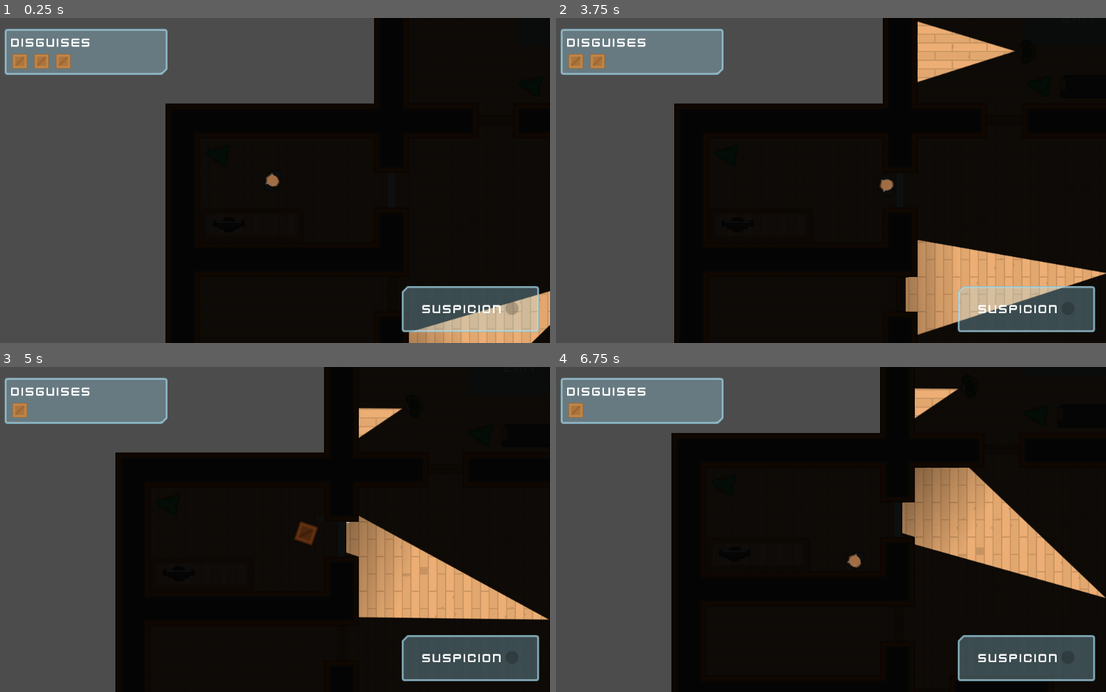
Above: before the commit, frames 1-4 (two rows, left to right).
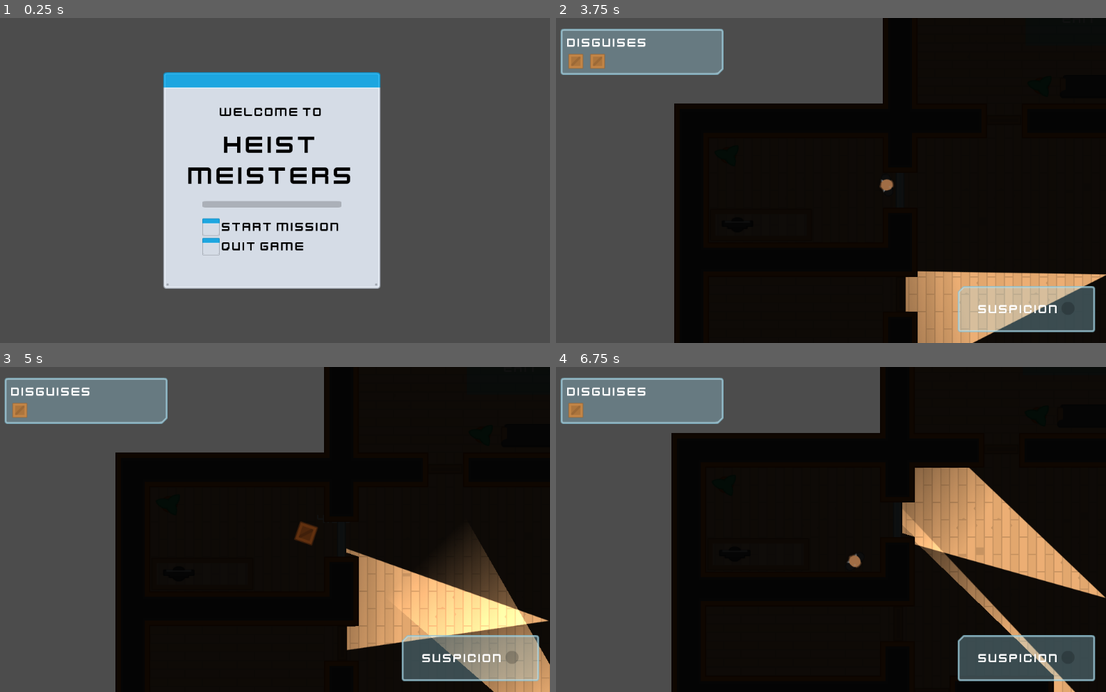
Above: after the commit, the same moments.

Repository: andrearomagnoli/godot-heist-meisters
Game: Godot game, scene res://Levels/Lobby.tscn
The game is run twice, just before and just after one commit, with the same random seed, the same clock (stepped at 60 frames per second) and the same inputs. Before the commit the project starts from res://Levels/Level1.tscn.
Inputs (mouse positions are in pixels of both pictures, inside the frame that each line leads up to):
- Up to frame 1 (0.25 s): no input
- Up to frame 2 (3.75 s): click (765, 226) at 0.52 s; move the mouse to (946, 294) at 1.27 s; hold D (move_right) 1.28-2.03 s; tap E (toggle_disguise) at 1.35, 2.85 s; click (946, 294) at 1.42 s; move the mouse to (1051, 118) at 2.02 s; hold S (move_down) 2.03-2.78 s; tap F (toggle_vision_mode) at 2.1, 3.6 s; click (1051, 118) at 2.17 s; tap Enter at 2.75 s; move the mouse to (946, 190) at 2.77 s; hold D (move_right) 2.78-3.53 s; click (946, 190) at 2.92 s; move the mouse to (754, 213) at 3.52 s; hold W (move_up) from 3.53 s (still down); click (754, 213) at 3.67 s
- Up to frame 3 (5 s): move the mouse to (440, 578) at 4.27 s; release W (move_up) at 4.28 s; hold A (move_left) from 4.28 s (still down); tap E (toggle_disguise) at 4.35 s
- Up to frame 4 (6.75 s): move the mouse to (660, 480) at 5.02 s; tap F (toggle_vision_mode) at 5.1, 6.6 s; move the mouse to (853, 529) at 5.77 s; release A (move_left) at 5.78 s; hold S (move_down) 5.78-6.53 s; tap E (toggle_disguise) at 5.85 s; click (853, 529) at 5.92 s; move the mouse to (743, 448) at 6.52 s; hold D (move_right) from 6.53 s (still down)

The runs differ from the first frame. In frame 1, 65% of the frame differs, in the area x 0-100%, y 0-100%; in frame 2, 5.1%; in frame 3, 9.7%; in frame 4, 1.7%.

Commit message:
Add music, lobby screen and victory screen

Diff:
--- a/Exit.gd
+++ b/Exit.gd
@@ -4,4 +4,4 @@
 
 func _on_Area2D_body_entered(body):
 	if body.has_node("Briefcase"):
-		get_tree().quit()
+		get_tree().change_scene("res://Levels/Victory.tscn")
--- /dev/null
+++ b/Levels/Lobby.gd
@@ -0,0 +1,10 @@
+extends Control
+
+
+
+func _on_StartButton_pressed():
+	get_tree().change_scene("res://Levels/Level1.tscn")
+
+
+func _on_QuitButton_pressed():
+	get_tree().quit()
--- /dev/null
+++ b/Levels/Lobby.tscn
@@ -0,0 +1,141 @@
+[gd_scene load_steps=9 format=2]
+
+[ext_resource path="res://GFX/Interface/PNG/metalPanel_blue.png" type="Texture" id=1]
+[ext_resource path="res://GFX/Interface/Fonts/kenvector_future.ttf" type="DynamicFontData" id=2]
+[ext_resource path="res://Interface/theme.tres" type="Theme" id=3]
+[ext_resource path="res://GFX/Interface/PNG/barHorizontal_shadow_left.png" type="Texture" id=4]
+[ext_resource path="res://GFX/Interface/PNG/barHorizontal_shadow_mid.png" type="Texture" id=5]
+[ext_resource path="res://GFX/Interface/PNG/barHorizontal_shadow_right.png" type="Texture" id=6]
+[ext_resource path="res://Levels/Lobby.gd" type="Script" id=7]
+
+[sub_resource type="DynamicFont" id=1]
+size = 48
+font_data = ExtResource( 2 )
+
+[node name="Lobby" type="Control"]
+anchor_right = 1.0
+anchor_bottom = 1.0
+theme = ExtResource( 3 )
+script = ExtResource( 7 )
+__meta__ = {
+"_edit_use_anchors_": false
+}
+
+[node name="CenterContainer" type="CenterContainer" parent="."]
+anchor_right = 1.0
+anchor_bottom = 1.0
+__meta__ = {
+"_edit_use_anchors_": false
+}
+
+[node name="Background" type="NinePatchRect" parent="CenterContainer"]
+margin_left = 312.0
+margin_top = 100.0
+margin_right = 712.0
+margin_bottom = 500.0
+rect_min_size = Vector2( 400, 400 )
+texture = ExtResource( 1 )
+patch_margin_left = 12
+patch_margin_top = 40
+patch_margin_right = 12
+patch_margin_bottom = 12
+
+[node name="VBoxContainer" type="VBoxContainer" parent="CenterContainer/Background"]
+anchor_right = 1.0
+anchor_bottom = 1.0
+margin_left = 12.0
+margin_top = 60.0
+margin_right = -12.0
+margin_bottom = -12.0
+custom_constants/separation = 20
+__meta__ = {
+"_edit_use_anchors_": false
+}
+
+[node name="Label" type="Label" parent="CenterContainer/Background/VBoxContainer"]
+margin_right = 376.0
+margin_bottom = 27.0
+custom_colors/font_color = Color( 0, 0, 0, 1 )
+text = "Welcome to"
+align = 1
+
+[node name="Label2" type="Label" parent="CenterContainer/Background/VBoxContainer"]
+margin_top = 47.0
+margin_right = 376.0
+margin_bottom = 158.0
+custom_fonts/font = SubResource( 1 )
+custom_colors/font_color = Color( 0, 0, 0, 1 )
+text = "Heist
+Meisters"
+align = 1
+
+[node name="Split" type="HBoxContainer" parent="CenterContainer/Background/VBoxContainer"]
+margin_top = 178.0
+margin_right = 376.0
+margin_bottom = 190.0
+custom_constants/separation = 0
+alignment = 1
+
+[node name="TextureRect" type="TextureRect" parent="CenterContainer/Background/VBoxContainer/Split"]
+margin_left = 60.0
+margin_right = 68.0
+margin_bottom = 12.0
+rect_min_size = Vector2( 8, 12 )
+texture = ExtResource( 4 )
+expand = true
+
+[node name="TextureRect2" type="TextureRect" parent="CenterContainer/Background/VBoxContainer/Split"]
+margin_left = 68.0
+margin_right = 308.0
+margin_bottom = 12.0
+rect_min_size = Vector2( 240, 12 )
+texture = ExtResource( 5 )
+expand = true
+
+[node name="TextureRect3" type="TextureRect" parent="CenterContainer/Background/VBoxContainer/Split"]
+margin_left = 308.0
+margin_right = 316.0
+margin_bottom = 12.0
+rect_min_size = Vector2( 8, 12 )
+texture = ExtResource( 6 )
+expand = true
+
+[node name="CenterContainer" type="CenterContainer" parent="CenterContainer/Background/VBoxContainer"]
+margin_top = 210.0
+margin_right = 376.0
+margin_bottom = 278.0
+
+[node name="GridContainer" type="GridContainer" parent="CenterContainer/Background/VBoxContainer/CenterContainer"]
+margin_left = 60.0
+margin_right = 315.0
+margin_bottom = 68.0
+columns = 2
+
+[node name="StartButton" type="Button" parent="CenterContainer/Background/VBoxContainer/CenterContainer/GridContainer"]
+margin_right = 32.0
+margin_bottom = 32.0
+rect_min_size = Vector2( 32, 32 )
+
+[node name="Label" type="Label" parent="CenterContainer/Background/VBoxContainer/CenterContainer/GridContainer"]
+margin_left = 36.0
+margin_top = 2.0
+margin_right = 255.0
+margin_bottom = 29.0
+custom_colors/font_color = Color( 0, 0, 0, 1 )
+text = "Start Mission"
+
+[node name="QuitButton" type="Button" parent="CenterContainer/Background/VBoxContainer/CenterContainer/GridContainer"]
+margin_top = 36.0
+margin_right = 32.0
+margin_bottom = 68.0
+rect_min_size = Vector2( 32, 32 )
+
+[node name="Label2" type="Label" parent="CenterContainer/Background/VBoxContainer/CenterContainer/GridContainer"]
+margin_left = 36.0
+margin_top = 38.0
+margin_right = 255.0
+margin_bottom = 65.0
+custom_colors/font_color = Color( 0, 0, 0, 1 )
+text = "Quit Game"
+[connection signal="pressed" from="CenterContainer/Background/VBoxContainer/CenterContainer/GridContainer/StartButton" to="." method="_on_StartButton_pressed"]
+[connection signal="pressed" from="CenterContainer/Background/VBoxContainer/CenterContainer/GridContainer/QuitButton" to="." method="_on_QuitButton_pressed"]
--- /dev/null
+++ b/Levels/Victory.tscn
@@ -0,0 +1,21 @@
+[gd_scene load_steps=2 format=2]
+
+[ext_resource path="res://Levels/Lobby.tscn" type="PackedScene" id=1]
+
+[node name="Victory" instance=ExtResource( 1 )]
+
+[node name="Label" parent="CenterContainer/Background/VBoxContainer" index="0"]
+visible = false
+
+[node name="Label2" parent="CenterContainer/Background/VBoxContainer" index="1"]
+margin_top = 0.0
+margin_bottom = 54.0
+text = "Victory!"
+
+[node name="Split" parent="CenterContainer/Background/VBoxContainer" index="2"]
+margin_top = 74.0
+margin_bottom = 86.0
+
+[node name="CenterContainer" parent="CenterContainer/Background/VBoxContainer" index="3"]
+margin_top = 106.0
+margin_bottom = 174.0
--- /dev/null
+++ b/Music/BackgroundMusic.tscn
@@ -0,0 +1,8 @@
+[gd_scene load_steps=2 format=2]
+
+[ext_resource path="res://SFX/Music/StealthintheWoods.ogg" type="AudioStream" id=1]
+
+[node name="BackgroundMusic" type="AudioStreamPlayer"]
+stream = ExtResource( 1 )
+volume_db = -16.0
+autoplay = true
--- a/project.godot
+++ b/project.godot
@@ -16,12 +16,13 @@
 [application]
 
 config/name="Heist Meisters"
-run/main_scene="res://Levels/Level1.tscn"
+run/main_scene="res://Levels/Lobby.tscn"
 config/icon="res://icon.png"
 
 [autoload]
 
 CombinationGenerator="*res://Doors/CombinationGenerator.gd"
+BackgroundMusic="*res://Music/BackgroundMusic.tscn"
 
 [input]
 
